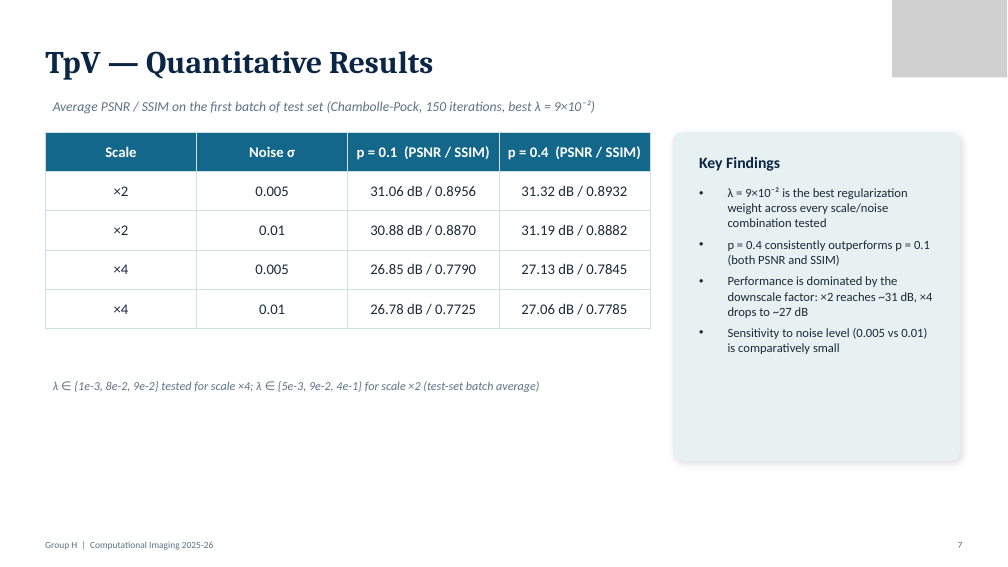
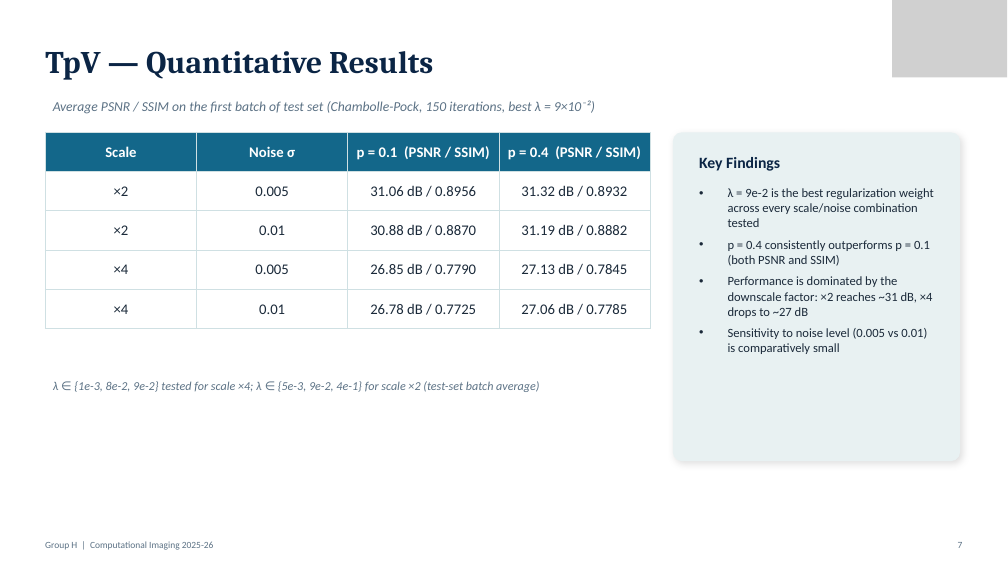
Before and after one commit to mattiaboffa22/Esame_Computational_Imaging, a slide deck: slide 10 of Presentazione.pptx. Drawn at 1008x567 pixels with LibreOffice and Linux fonts; fonts in the diff are those of the drawing; grey boxes stand for pictures. Boxes give left, top, right and bottom in pixels: in the first picture for what was removed or moved away, otherwise in the second. Text is boxed around its words. In the diff, an @@ line names an element or a change of style, - is before the commit and + after.

Commit message:
aggiornamento pptx

```diff
--- a/Presentazione.pptx
+++ b/Presentazione.pptx
@@ text at (728,188,934,227): text changed @@
-• λ = 9×10⁻² is the best regularization weight across every scale/noise combination tested
+• λ = 9e-2 is the best regularization weight across every scale/noise combination tested
```
